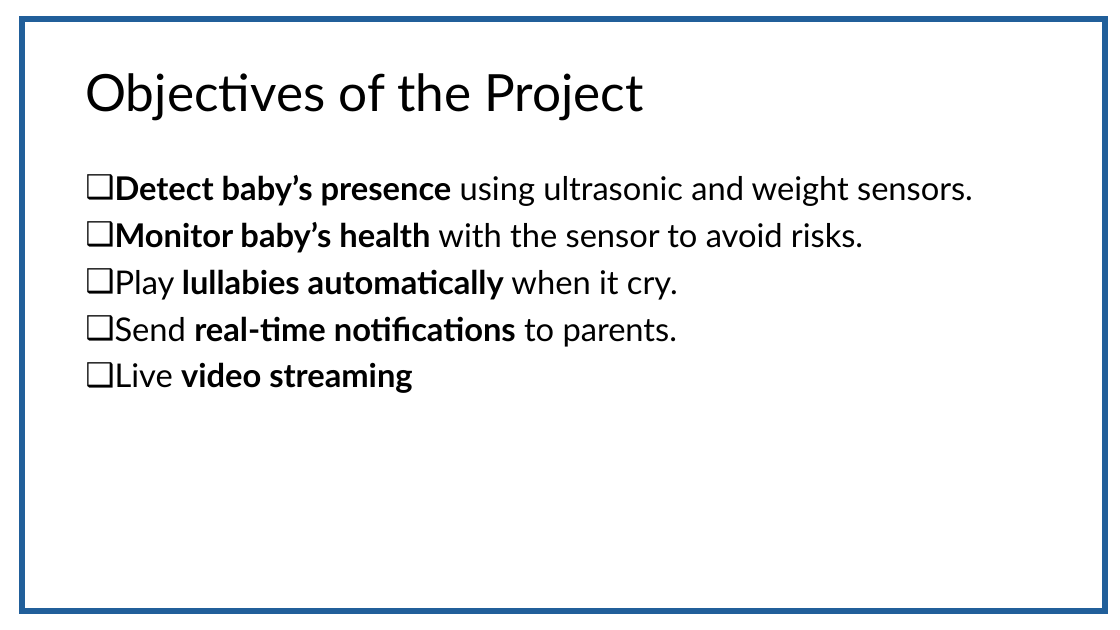
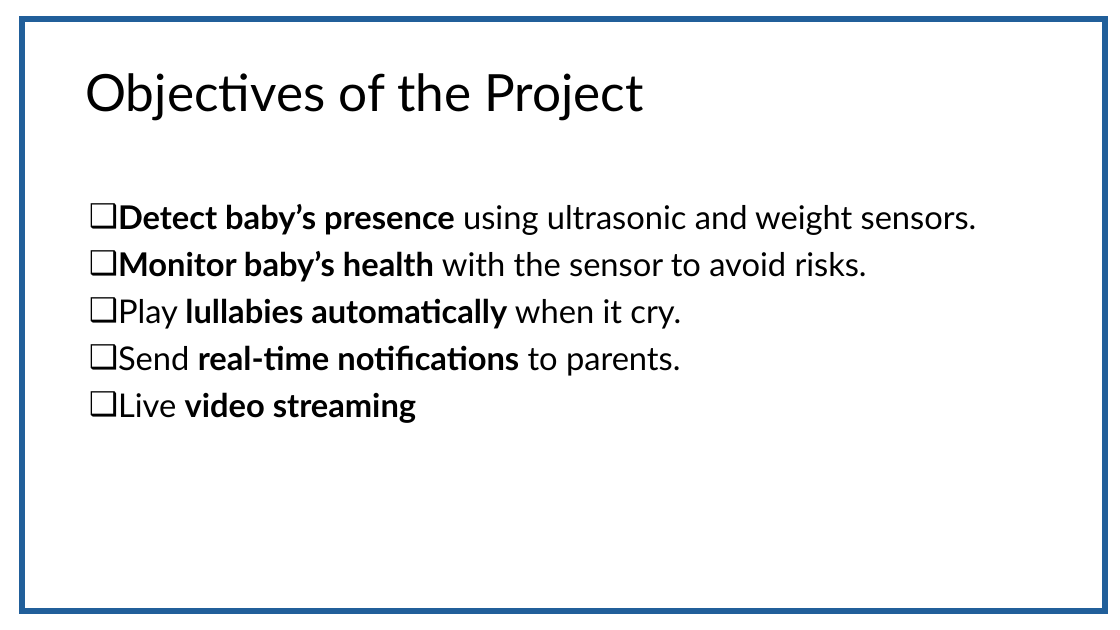
Before and after one commit to fasih124/FYP_203, a slide deck: slide 9 of Requirement/specification/CareNest.pptx. Drawn at 1120x630 pixels with LibreOffice and Linux fonts; fonts in the diff are those of the drawing. Boxes give left, top, right and bottom in pixels: in the first picture for what was removed or moved away, otherwise in the second. Text is boxed around its words. In the diff, an @@ line names an element or a change of style, - is before the commit and + after.

```diff
--- a/Requirement/specification/CareNest.pptx
+++ b/Requirement/specification/CareNest.pptx
@@ text "Detect baby’s presence using ultrasonic ...": place and size @@
-text "Detect baby’s presence using ultrasonic ..." at bbox=[115, 175, 973, 393]
+text "Detect baby’s presence using ultrasonic ..." at bbox=[118, 204, 977, 423]
```
Also in this commit, not shown: 3 other slides changed, 1 slide added, 2 slides removed.
